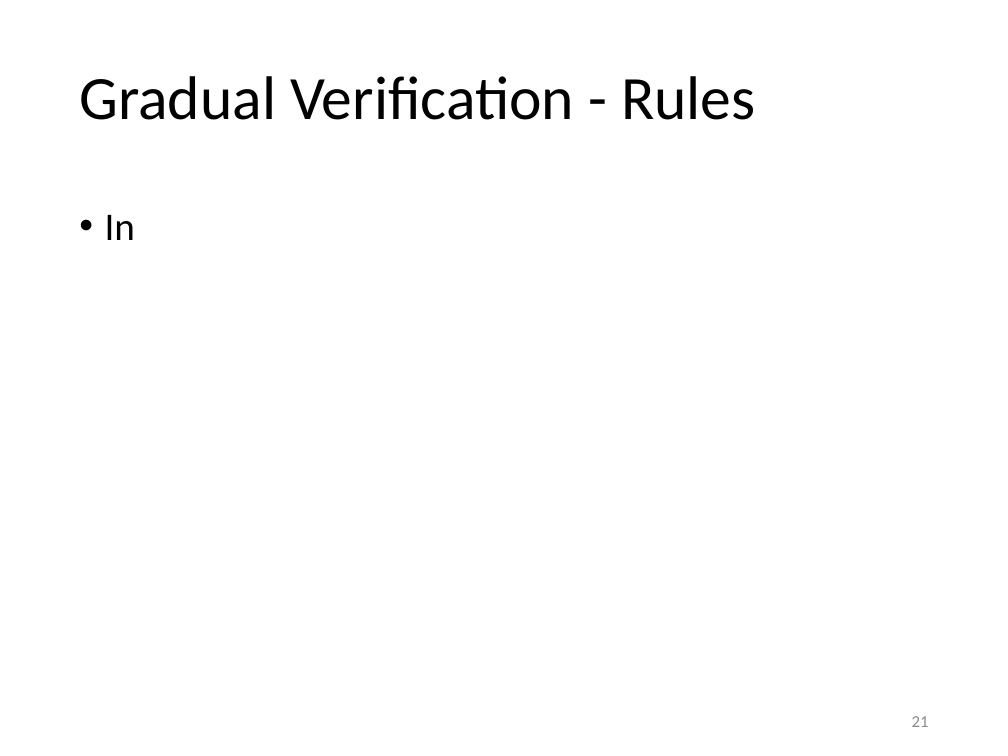
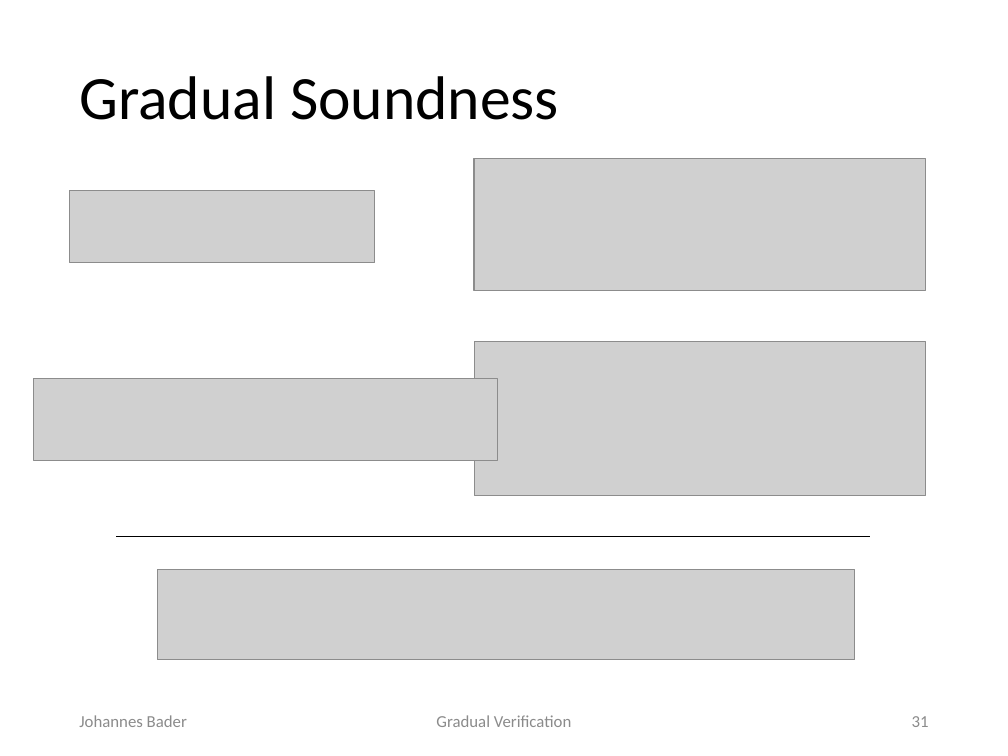
Before and after one commit to olydis/GradVerThesis, a slide deck: slide 31 of presentation/PLunch.pptx (slide 21 before the commit). Drawn at 1008x756 pixels with LibreOffice and Linux fonts; fonts in the diff are those of the drawing; grey boxes stand for pictures. Boxes give left, top, right and bottom in pixels: in the first picture for what was removed or moved away, otherwise in the second. Text is boxed around its words. In the diff, an @@ line names an element or a change of style, - is before the commit and + after.

```diff
--- a/presentation/PLunch.pptx
+++ b/presentation/PLunch.pptx
@@ title at [79,76,559,120]: text changed @@
-Gradual Verification - Rules
+Gradual Soundness
@@ picture added at [474,158,925,290] @@
@@ picture added at [70,191,375,263] @@
@@ text removed at [105,215,135,240] @@
-• In
@@ rectangle added at [10,337,378,494], fill #FFFFFF @@
@@ picture added at [474,342,925,496] @@
@@ picture added at [34,378,498,461] @@
@@ line added from (116, 536) to (871, 536), #000000 0.5 pt @@
@@ rectangle added at [70,551,921,683], fill #FFFFFF @@
@@ rectangle added at [83,551,934,683], fill #FFFFFF @@
@@ picture added at [157,570,855,660] @@
@@ text added at [79,715,187,727], 12 pt, text #8C8C8C @@
+Johannes Bader
@@ text added at [436,715,571,727], 12 pt, text #8C8C8C @@
+Gradual Verification
@@ page number at [912,716,929,727]: text changed @@
-21
+31
```
Also in this commit, not shown: 16 other slides changed, 30 slides added, 8 slides removed, 2 other files.
